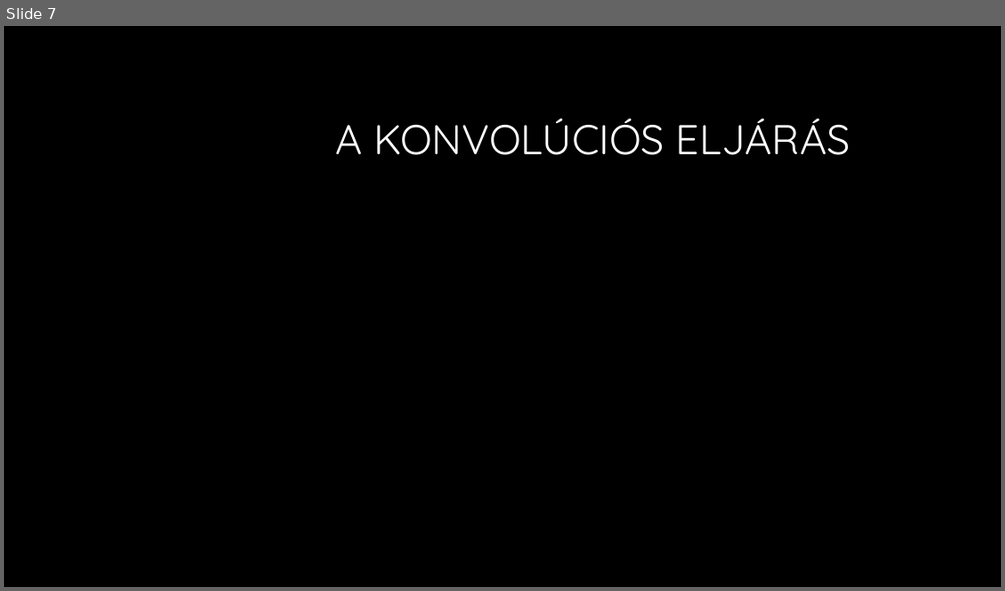
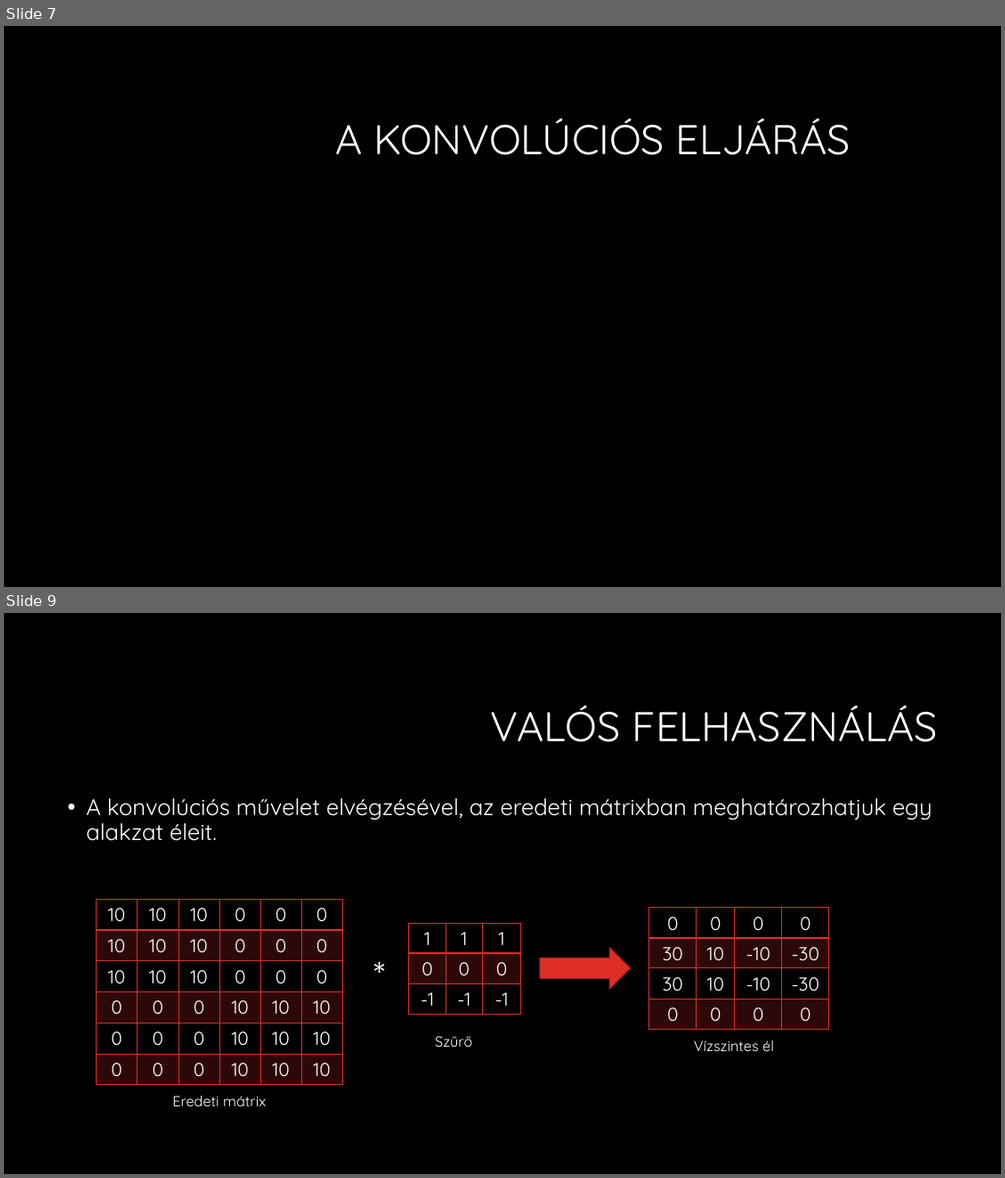
Before and after one commit to martontamas92/CNN, a slide deck: Konvolúciós neuronhálók.pptx. Shown one above the other, each under a label of ours: slide 7 before the commit, slides 7 and 9 after it; the slides between them are not shown. The pictures are 1005x591 and 1005x1178 pixels, drawn with LibreOffice and Linux fonts; fonts in the diff are those of the drawing; grey boxes stand for pictures; background and template pictures are left out. Boxes give left, top, right and bottom in pixels: in the first picture for what was removed or moved away, otherwise in the second. Text is boxed around its words. In the diff, an @@ line names an element or a change of style, - is before the commit and + after.

```diff
--- a/Konvolúciós neuronhálók.pptx
+++ b/Konvolúciós neuronhálók.pptx
@@ slide 9 added at (4,613,1001,1174), background #000000 @@
@@ title added at (491,705,938,742), 40 pt, text #FFFFFF @@
+VALÓS FELHASZNÁLÁS
@@ text added at (86,798,932,841), 22 pt, text #FFFFFF @@
+• A konvolúciós művelet elvégzésével, az eredeti mátrixban meghatározhatjuk egy alakzat éleit.
@@ table added at (96,900,343,1081), 6 rows, 6 columns @@
+10 | 10 | 10 | 0 | 0 | 0
+10 | 10 | 10 | 0 | 0 | 0
+10 | 10 | 10 | 0 | 0 | 0
+0 | 0 | 0 | 10 | 10 | 10
+0 | 0 | 0 | 10 | 10 | 10
+0 | 0 | 0 | 10 | 10 | 10
@@ table added at (409,924,521,1014), 3 rows, 3 columns @@
+1 | 1 | 1
+0 | 0 | 0
+-1 | -1 | -1
@@ table added at (649,908,829,1029), 4 rows, 4 columns @@
+0 | 0 | 0 | 0
+30 | 10 | -10 | -30
+30 | 10 | -10 | -30
+0 | 0 | 0 | 0
@@ text added at (366,948,390,1000), 36 pt, text #FFFFFF @@
+*
@@ right arrow added at (540,948,631,989), fill #DF2E28, outline #A5221E 1 pt @@
@@ text added at (435,1036,472,1046), 14 pt, text #FFFFFF @@
+Szűrő
@@ text added at (694,1040,774,1051), 14 pt, text #FFFFFF @@
+Vízszintes él
@@ text added at (172,1095,266,1106), 14 pt, text #FFFFFF @@
+Eredeti mátrix
```
Also in this commit, not shown: 4 slides changed, 6 other slides added.
